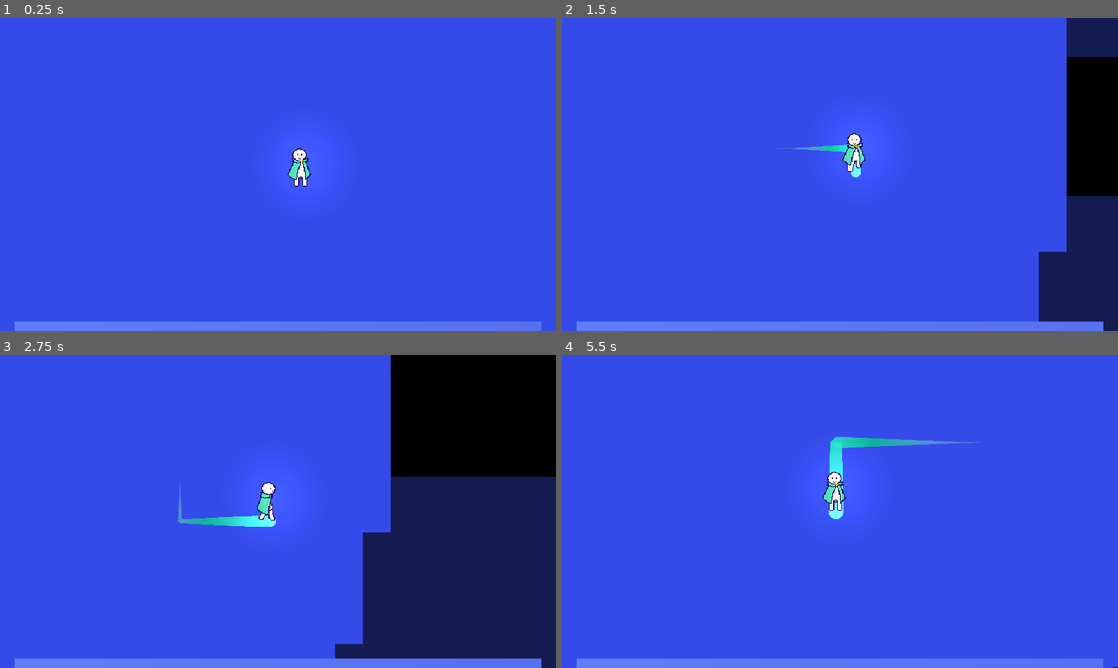
Above: before the commit, frames 1-4 (two rows, left to right).
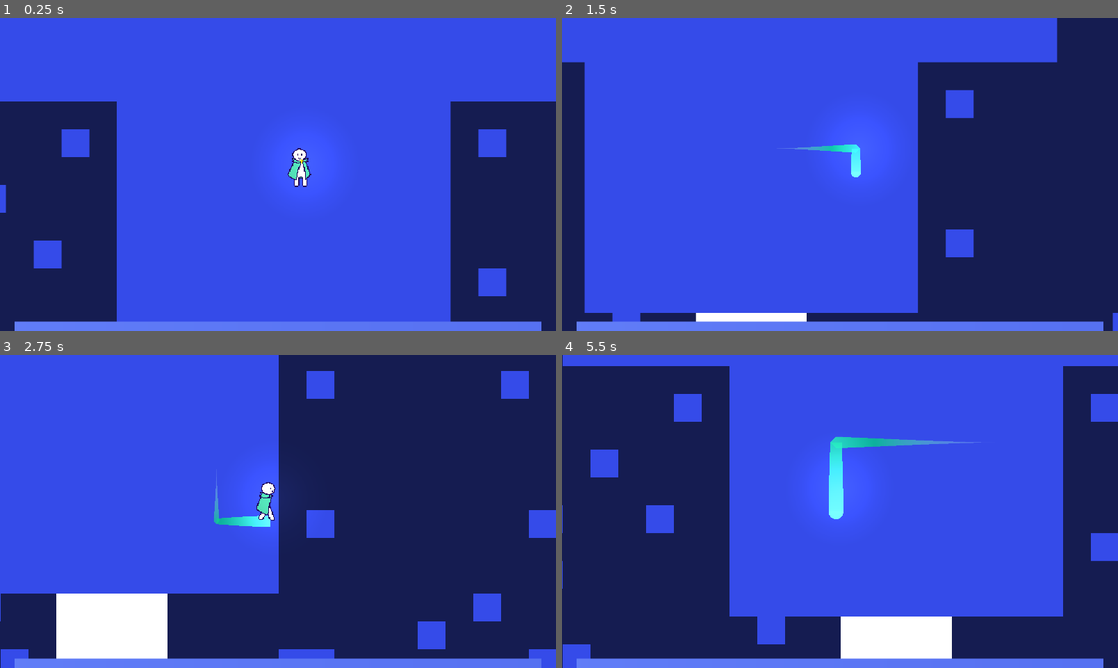
Above: after the commit, the same moments.

Repository: TerryTimes/Gratadica-demo
Game: Godot game, scene res://Scenes/Main Scenes/main.tscn
Two runs of this game, one before a commit and one after it. Both use one fixed random seed, a clock stepped at 60 frames per second and the inputs below. The engine's default icon, where the game draws it, is replaced by a stand-in: a white triangle on a blue panel in a dark square.
Inputs (mouse positions are in pixels of both pictures, inside the frame that each line leads up to):
- Up to frame 1 (0.25 s): no input
- Up to frame 2 (1.5 s): tap Enter at 0.5 s; move the mouse to (962, 158) at 0.52 s; hold D (right) 0.53-1.28 s; click (962, 158) at 0.6 s; move the mouse to (728, 190) at 1.27 s; hold S (down) from 1.28 s (still down); click (728, 190) at 1.35 s
- Up to frame 3 (2.75 s): move the mouse to (333, 442) at 2.02 s; release S (down) at 2.03 s; hold D (right) from 2.03 s (still down); click (333, 442) at 2.1 s
- Up to frame 4 (5.5 s): move the mouse to (812, 574) at 2.77 s; release D (right) at 2.78 s; hold W (up) 2.78-3.53 s; click (812, 574) at 2.85 s; move the mouse to (1006, 558) at 3.52 s; hold A (left) 3.53-5.03 s; click (1006, 558) at 3.6 s; move the mouse to (673, 464) at 4.27 s; click (673, 464) at 4.35 s; move the mouse to (867, 511) at 5.02 s; hold S (down) from 5.03 s (still down); click (867, 511) at 5.1 s

The runs differ from the first frame. In frame 1, 27% of the frame differs, in the area x 0-100%, y 26-100%; in frame 2, 30%; in frame 3, 40%; in frame 4, 43%, in the area x 0-100%, y 0-100%.

Commit message:
Worked on sprite animation

Diff:
--- a/Resources/EnemyAI/base_enemy.gd
+++ b/Resources/EnemyAI/base_enemy.gd
@@ -1,7 +1,7 @@
 extends CharacterBody2D
 
 @onready var nav_agent = $NavigationAgent2D
-@onready var sprite = $Sprite2D
+@onready var sprite = $AnimatedSprite2D
 @onready var attack_hitbox = get_node_or_null("AttackHitbox")
 @onready var attack_timer = $Timers/AttackTimer
 
@@ -78,6 +78,11 @@
 	# Update knockback
 	knockback = knockback - (knockback / 1.5) * delta
 
+	if dir[0] < 0:
+		sprite.play("move-left")
+	elif dir[1] > 0:
+		sprite.play("move-right")
+
 	move_and_slide()
 
 func make_path() -> void:
--- a/Scenes/Entities/Enemies/enemy.tscn
+++ b/Scenes/Entities/Enemies/enemy.tscn
@@ -1,12 +1,83 @@
-[gd_scene load_steps=5 format=3 uid="uid://d3xmb7jyjm03"]
+[gd_scene load_steps=17 format=3 uid="uid://d3xmb7jyjm03"]
 
 [ext_resource type="Script" path="res://Resources/EnemyAI/base_enemy.gd" id="1_b0d2q"]
-[ext_resource type="Texture2D" uid="uid://c43742pvi1eny" path="res://icon.svg" id="2_y1v3r"]
+[ext_resource type="Texture2D" uid="uid://cdsuqqke3l3hr" path="res://Scenes/Entities/Enemies/Mush-solider/frame_00009.png" id="2_k1xc0"]
+[ext_resource type="Texture2D" uid="uid://brklol2hpuygw" path="res://Scenes/Entities/Enemies/Mush-solider/frame_00010.png" id="3_pqtfk"]
+[ext_resource type="Texture2D" uid="uid://dlouyv2pjexf0" path="res://Scenes/Entities/Enemies/Mush-solider/frame_00011.png" id="4_h4wmh"]
+[ext_resource type="Texture2D" uid="uid://bguo32cqljc1l" path="res://Scenes/Entities/Enemies/Mush-solider/frame_00012.png" id="5_hnq3m"]
+[ext_resource type="Texture2D" uid="uid://bvg4kt333sp0n" path="res://Scenes/Entities/Enemies/Mush-solider/frame_00005.png" id="6_d34wb"]
+[ext_resource type="Texture2D" uid="uid://du78cha0pq84d" path="res://Scenes/Entities/Enemies/Mush-solider/frame_00006.png" id="7_1kpxb"]
+[ext_resource type="Texture2D" uid="uid://c3y44u2fx3m1v" path="res://Scenes/Entities/Enemies/Mush-solider/frame_00007.png" id="8_dhhdq"]
+[ext_resource type="Texture2D" uid="uid://kfvmdkh04wk4" path="res://Scenes/Entities/Enemies/Mush-solider/frame_00008.png" id="9_vsl0b"]
+[ext_resource type="Texture2D" uid="uid://ckx6fgk0kc8re" path="res://Scenes/Entities/Enemies/Mush-solider/frame_00003.png" id="10_iph23"]
+[ext_resource type="Texture2D" uid="uid://dyqrq60r2148k" path="res://Scenes/Entities/Enemies/Mush-solider/frame_00004.png" id="11_swyax"]
+[ext_resource type="Texture2D" uid="uid://bu4opibktnm0h" path="res://Scenes/Entities/Enemies/Mush-solider/frame_00001.png" id="12_ma7u1"]
+[ext_resource type="Texture2D" uid="uid://8gyi5545jlg1" path="res://Scenes/Entities/Enemies/Mush-solider/frame_00002.png" id="13_uug0r"]
 
 [sub_resource type="CircleShape2D" id="CircleShape2D_n71su"]
+radius = 14.0357
 
 [sub_resource type="RectangleShape2D" id="RectangleShape2D_t6mc7"]
 size = Vector2(44, 42)
+
+[sub_resource type="SpriteFrames" id="SpriteFrames_svnq5"]
+animations = [{
+"frames": [{
+"duration": 1.0,
+"texture": ExtResource("2_k1xc0")
+}, {
+"duration": 1.0,
+"texture": ExtResource("3_pqtfk")
+}, {
+"duration": 1.0,
+"texture": ExtResource("4_h4wmh")
+}, {
+"duration": 1.0,
+"texture": ExtResource("5_hnq3m")
+}],
+"loop": true,
+"name": &"attack-left",
+"speed": 9.0
+}, {
+"frames": [{
+"duration": 1.0,
+"texture": ExtResource("6_d34wb")
+}, {
+"duration": 1.0,
+"texture": ExtResource("7_1kpxb")
+}, {
+"duration": 1.0,
+"texture": ExtResource("8_dhhdq")
+}, {
+"duration": 1.0,
+"texture": ExtResource("9_vsl0b")
+}],
+"loop": true,
+"name": &"attack-right",
+"speed": 5.0
+}, {
+"frames": [{
+"duration": 1.0,
+"texture": ExtResource("10_iph23")
+}, {
+"duration": 1.0,
+"texture": ExtResource("11_swyax")
+}],
+"loop": true,
+"name": &"move-left",
+"speed": 5.0
+}, {
+"frames": [{
+"duration": 1.0,
+"texture": ExtResource("12_ma7u1")
+}, {
+"duration": 1.0,
+"texture": ExtResource("13_uug0r")
+}],
+"loop": true,
+"name": &"move-right",
+"speed": 5.0
+}]
 
 [node name="Enemy" type="CharacterBody2D" groups=["Enemies"]]
 collision_layer = 2
@@ -20,12 +91,8 @@
 damage = 5
 
 [node name="CollisionShape2D" type="CollisionShape2D" parent="."]
+position = Vector2(-1, -18)
 shape = SubResource("CircleShape2D_n71su")
-
-[node name="Sprite2D" type="Sprite2D" parent="."]
-position = Vector2(7.15256e-07, 0)
-scale = Vector2(0.15625, 0.15625)
-texture = ExtResource("2_y1v3r")
 
 [node name="NavigationAgent2D" type="NavigationAgent2D" parent="."]
 path_desired_distance = 140.0
@@ -35,6 +102,7 @@
 [node name="AttackHitbox" type="Area2D" parent="."]
 
 [node name="CollisionShape2D" type="CollisionShape2D" parent="AttackHitbox"]
+position = Vector2(0, -21)
 shape = SubResource("RectangleShape2D_t6mc7")
 debug_color = Color(0.894118, 0.290196, 0.352941, 0.419608)
 
@@ -48,4 +116,11 @@
 wait_time = 0.526
 one_shot = true
 
+[node name="AnimatedSprite2D" type="AnimatedSprite2D" parent="."]
+position = Vector2(0, -19)
+scale = Vector2(0.43, 0.43)
+sprite_frames = SubResource("SpriteFrames_svnq5")
+animation = &"move-right"
+frame_progress = 0.428355
+
 [connection signal="timeout" from="Timers/PathTimer" to="." method="_on_path_timer_timeout"]
--- a/Scenes/Entities/player.gd
+++ b/Scenes/Entities/player.gd
@@ -12,6 +12,7 @@
 var max_health = 100
 var grip_change_rate = 0.2 # Decides how powerful extendo grip is.
 var health = max_health
+var swinging = false
 
 @onready var camera = $Camera2D
 @onready var sprite = $AnimatedSprite2D
@@ -77,26 +78,30 @@
 
 func update_animation_parameters():
 	# Updates parameters for the AnimationTree
-	if direction.x >= 0.8:
-		sprite.play("run-right")
-	elif direction.x <= -0.8:
-		sprite.play("run-left")
-	elif direction.y <= -0.8:
-		sprite.play("run-up")
-	elif direction.y >= 0.8:
-		sprite.play("run-down")
-	else:
-		sprite.play("Idle")
-	#if Input.is_action_just_pressed("swing"):
-		#swing()
-		#animation_tree["parameters/conditions/swing"] = true
-		#turn_cooldown = 0.8
-		#if (get_local_mouse_position() - $Camera2D.position).x < 0:
-			#$Sprite2D.flip_h = true
-		#else:
-			#$Sprite2D.flip_h = false
-	#else:
-		#animation_tree["parameters/conditions/swing"] = false
+
+	if not swinging:
+		if direction.x >= 0.8:
+			sprite.play("run-right")
+		elif direction.x <= -0.8:
+			sprite.play("run-left")
+		elif direction.y <= -0.8:
+			sprite.play("run-up")
+		elif direction.y >= 0.8:
+			sprite.play("run-down")
+		else:
+			sprite.play("Idle")
+	if Input.is_action_just_pressed("swing"):
+		swinging = true
+		swing()
+		turn_cooldown = 0.8
+		if (get_local_mouse_position() - $Camera2D.position).x < 0:
+			sprite.play("attack-left")
+		elif (get_local_mouse_position() - $Camera2D.position).x > 0:
+			sprite.play("attack-right")
+		elif (get_local_mouse_position() - $Camera2D.position).y < 0:
+			sprite.play("attack-up")
+		elif (get_local_mouse_position() - $Camera2D.position).y > 0:
+			sprite.play("attack-down")
 
 func set_stats():
 	self.knockback_strength = 100 + (get_upgrade_count("Bludgeon") * 20)
@@ -114,3 +119,8 @@
 	upgrade_object['Count'] += 1
 	set_stats()
 	print(upgrade_object)
+
+
+func _on_animated_sprite_2d_animation_finished():
+	if sprite.animation.split("-")[0] == 'attack':
+		swinging = false
--- a/Scenes/Entities/player.tscn
+++ b/Scenes/Entities/player.tscn
@@ -1,22 +1,38 @@
-[gd_scene load_steps=25 format=3 uid="uid://bi4ogytocaskk"]
+[gd_scene load_steps=41 format=3 uid="uid://bi4ogytocaskk"]
 
 [ext_resource type="Script" path="res://Scenes/Entities/player.gd" id="1_ntf8a"]
 [ext_resource type="Texture2D" uid="uid://cqqu16eegx0kq" path="res://frame_00001.png" id="3_ctykd"]
 [ext_resource type="Texture2D" uid="uid://dq1l7e37r3oon" path="res://frame_00002.png" id="4_n805a"]
 [ext_resource type="Texture2D" uid="uid://cfnhpy3jm4kug" path="res://frame_00003.png" id="5_3jxec"]
 [ext_resource type="Script" path="res://Scenes/Entities/trail.gd" id="5_7spnu"]
+[ext_resource type="Texture2D" uid="uid://dk8k3on7l1tk1" path="res://Assets/Player/attack/frame_00001.png" id="6_7bs2f"]
 [ext_resource type="Texture2D" uid="uid://bodwkjh75nk2i" path="res://Assets/Player/run-down/frame_00004.png" id="6_dkf6c"]
+[ext_resource type="Texture2D" uid="uid://dmbxyfwq20r0l" path="res://Assets/Player/attack/frame_00002.png" id="7_7lex4"]
 [ext_resource type="Texture2D" uid="uid://b1oc3u8njshna" path="res://Assets/Player/run-down/frame_00005.png" id="7_ynehm"]
 [ext_resource type="Texture2D" uid="uid://by55toyge1alo" path="res://Assets/Player/run-down/frame_00006.png" id="8_384on"]
+[ext_resource type="Texture2D" uid="uid://re7lyc75sq43" path="res://Assets/Player/attack/frame_00003.png" id="8_johr7"]
+[ext_resource type="Texture2D" uid="uid://cqoktrbp6bpha" path="res://Assets/Player/attack/frame_00004.png" id="9_hfk75"]
 [ext_resource type="Texture2D" uid="uid://cshrvf5l1joxv" path="res://Assets/Player/run-left/frame_00016.png" id="9_sy7yt"]
+[ext_resource type="Texture2D" uid="uid://nchtotejkhae" path="res://Assets/Player/attack/frame_00009.png" id="10_2r2nt"]
 [ext_resource type="Texture2D" uid="uid://bxnj63afruj6c" path="res://Assets/Player/run-left/frame_00017.png" id="10_10spn"]
+[ext_resource type="Texture2D" uid="uid://h5fa6erpax8s" path="res://Assets/Player/attack/frame_00010.png" id="11_6t8u1"]
 [ext_resource type="Texture2D" uid="uid://dw7oihj67hpsy" path="res://Assets/Player/run-left/frame_00018.png" id="11_tcg0i"]
 [ext_resource type="Texture2D" uid="uid://dnjt2meel4cif" path="res://Assets/Player/run-right/frame_00022.png" id="12_d0h7h"]
+[ext_resource type="Texture2D" uid="uid://maaagvl3iqir" path="res://Assets/Player/attack/frame_00011.png" id="12_stnma"]
 [ext_resource type="Texture2D" uid="uid://bvkpccnr2h1p1" path="res://Assets/Player/run-right/frame_00023.png" id="13_mlfsr"]
+[ext_resource type="Texture2D" uid="uid://lwxatv64v5rl" path="res://Assets/Player/attack/frame_00012.png" id="13_muj1a"]
 [ext_resource type="Texture2D" uid="uid://b3bag7hjmfvt" path="res://Assets/Player/run-right/frame_00024.png" id="14_4ahy6"]
+[ext_resource type="Texture2D" uid="uid://bov2ubgxmnhyq" path="res://Assets/Player/attack/frame_00013.png" id="14_qfvo0"]
+[ext_resource type="Texture2D" uid="uid://d2b5n60e0jxs1" path="res://Assets/Player/attack/frame_00014.png" id="15_84r51"]
 [ext_resource type="Texture2D" uid="uid://b6l1t5e51vkoa" path="res://Assets/Player/run-up/frame_00010.png" id="15_wfdnb"]
 [ext_resource type="Texture2D" uid="uid://b6rp87xduxwll" path="res://Assets/Player/run-up/frame_00011.png" id="16_55gyw"]
+[ext_resource type="Texture2D" uid="uid://bfp1npuw63lit" path="res://Assets/Player/attack/frame_00015.png" id="16_o3baq"]
 [ext_resource type="Texture2D" uid="uid://dq370d42fihq6" path="res://Assets/Player/run-up/frame_00012.png" id="17_cpreb"]
+[ext_resource type="Texture2D" uid="uid://ddxmdvh1vh2xt" path="res://Assets/Player/attack/frame_00016.png" id="17_me0cl"]
+[ext_resource type="Texture2D" uid="uid://cuejjg51g84y5" path="res://Assets/Player/attack/frame_00005.png" id="18_4plrq"]
+[ext_resource type="Texture2D" uid="uid://b6bjpnpdhkyc1" path="res://Assets/Player/attack/frame_00006.png" id="19_iw077"]
+[ext_resource type="Texture2D" uid="uid://dxcgbqv7ctsxh" path="res://Assets/Player/attack/frame_00007.png" id="20_imkqt"]
+[ext_resource type="Texture2D" uid="uid://cp78vbh3smue2" path="res://Assets/Player/attack/frame_00008.png" id="21_bb0l4"]
 
 [sub_resource type="RectangleShape2D" id="RectangleShape2D_qvc8v"]
 size = Vector2(18, 21)
@@ -57,6 +73,74 @@
 "loop": true,
 "name": &"Idle",
 "speed": 5.0
+}, {
+"frames": [{
+"duration": 1.0,
+"texture": ExtResource("6_7bs2f")
+}, {
+"duration": 1.0,
+"texture": ExtResource("7_7lex4")
+}, {
+"duration": 1.0,
+"texture": ExtResource("8_johr7")
+}, {
+"duration": 1.0,
+"texture": ExtResource("9_hfk75")
+}],
+"loop": false,
+"name": &"attack-down",
+"speed": 12.0
+}, {
+"frames": [{
+"duration": 1.0,
+"texture": ExtResource("10_2r2nt")
+}, {
+"duration": 1.0,
+"texture": ExtResource("11_6t8u1")
+}, {
+"duration": 1.0,
+"texture": ExtResource("12_stnma")
+}, {
+"duration": 1.0,
+"texture": ExtResource("13_muj1a")
+}],
+"loop": false,
+"name": &"attack-left",
+"speed": 12.0
+}, {
+"frames": [{
+"duration": 1.0,
+"texture": ExtResource("14_qfvo0")
+}, {
+"duration": 1.0,
+"texture": ExtResource("15_84r51")
+}, {
+"duration": 1.0,
+"texture": ExtResource("16_o3baq")
+}, {
+"duration": 1.0,
+"texture": ExtResource("17_me0cl")
+}],
+"loop": false,
+"name": &"attack-right",
+"speed": 12.0
+}, {
+"frames": [{
+"duration": 1.0,
+"texture": ExtResource("18_4plrq")
+}, {
+"duration": 1.0,
+"texture": ExtResource("19_iw077")
+}, {
+"duration": 1.0,
+"texture": ExtResource("20_imkqt")
+}, {
+"duration": 1.0,
+"texture": ExtResource("21_bb0l4")
+}],
+"loop": false,
+"name": &"attack-up",
+"speed": 12.0
 }, {
 "frames": [],
 "loop": true,
@@ -175,5 +259,6 @@
 position = Vector2(-1, -23)
 scale = Vector2(0.519444, 0.46)
 sprite_frames = SubResource("SpriteFrames_rqr62")
-animation = &"run-left"
-frame_progress = 0.196759
+animation = &"attack-up"
+
+[connection signal="animation_finished" from="AnimatedSprite2D" to="." method="_on_animated_sprite_2d_animation_finished"]
--- a/Scenes/Main Scenes/main.tscn
+++ b/Scenes/Main Scenes/main.tscn
@@ -1,12 +1,13 @@
-[gd_scene load_steps=14 format=3 uid="uid://b36o7hgh7nemf"]
+[gd_scene load_steps=16 format=3 uid="uid://b36o7hgh7nemf"]
 
 [ext_resource type="PackedScene" uid="uid://bi4ogytocaskk" path="res://Scenes/Entities/player.tscn" id="1_y74ln"]
 [ext_resource type="Script" path="res://Scenes/Main Scenes/Enemies.gd" id="2_us7lo"]
 [ext_resource type="Texture2D" uid="uid://cnn8si83elhh8" path="res://Assets/Environment/Tilesets/basictiles.png" id="2_x5tu5"]
 [ext_resource type="PackedScene" uid="uid://88ppvvfeemyx" path="res://hud.tscn" id="5_ew4ic"]
 [ext_resource type="PackedScene" uid="uid://b2603yi22hbd7" path="res://Scenes/Entities/spawner.tscn" id="5_h1pmk"]
-[ext_resource type="PackedScene" uid="uid://b0t6qagfweyi4" path="res://Scenes/Entities/Enemies/wizard.tscn" id="6_7eumf"]
 [ext_resource type="PackedScene" uid="uid://bbebivhpyt1q7" path="res://Scenes/Entities/upgrade.tscn" id="7_olejr"]
+[ext_resource type="Script" path="res://Scenes/Main Scenes/SoundRegions.gd" id="7_ri1eq"]
+[ext_resource type="AudioStream" uid="uid://c4jv85552l1rc" path="res://Assets/Audio/Music/Waning (1).mp3" id="8_cslvj"]
 
 [sub_resource type="NavigationPolygon" id="NavigationPolygon_jfgwg"]
 vertices = PackedVector2Array(-16, -16, 16, -16, 16, 16, -16, 16)
@@ -107,10 +108,13 @@
 custom_data_layer_0/type = 1
 sources/1 = SubResource("TileSetAtlasSource_86bke")
 
+[sub_resource type="RectangleShape2D" id="RectangleShape2D_jq25u"]
+size = Vector2(1995, 1336.5)
+
 [node name="Main" type="Node2D"]
 
 [node name="Player" parent="." groups=["player"] instance=ExtResource("1_y74ln")]
-position = Vector2(7657, 4457)
+position = Vector2(5716, 2083)
 motion_mode = 1
 max_added_speed = 70
 
@@ -119,10 +123,6 @@
 tilemap = NodePath("../TileMap3")
 
 [node name="Enemies" type="Node" parent="EnemyManager"]
-
-[node name="Wizard" parent="EnemyManager/Enemies" instance=ExtResource("6_7eumf")]
-position = Vector2(3643, 524)
-kb_resistance = 0.7
 
 [node name="Timers" type="Node" parent="EnemyManager"]
 
@@ -159,4 +159,18 @@
 position = Vector2(5671, 1856)
 upgrade = "Extendo-grip"
 
+[node name="SoundRegions" type="Node" parent="." node_paths=PackedStringArray("player")]
+script = ExtResource("7_ri1eq")
+player = NodePath("../Player")
+
+[node name="Area2D" type="Area2D" parent="SoundRegions"]
+
+[node name="CollisionShape2D" type="CollisionShape2D" parent="SoundRegions/Area2D"]
+position = Vector2(5751, 1789)
+shape = SubResource("RectangleShape2D_jq25u")
+debug_color = Color(0.686275, 0.294118, 1, 0.419608)
+
+[node name="AudioStreamPlayer" type="AudioStreamPlayer" parent="SoundRegions/Area2D"]
+stream = ExtResource("8_cslvj")
+
 [connection signal="timeout" from="EnemyManager/Timers/SpawnEnemy" to="EnemyManager" method="_on_spawn_enemy_timeout"]
